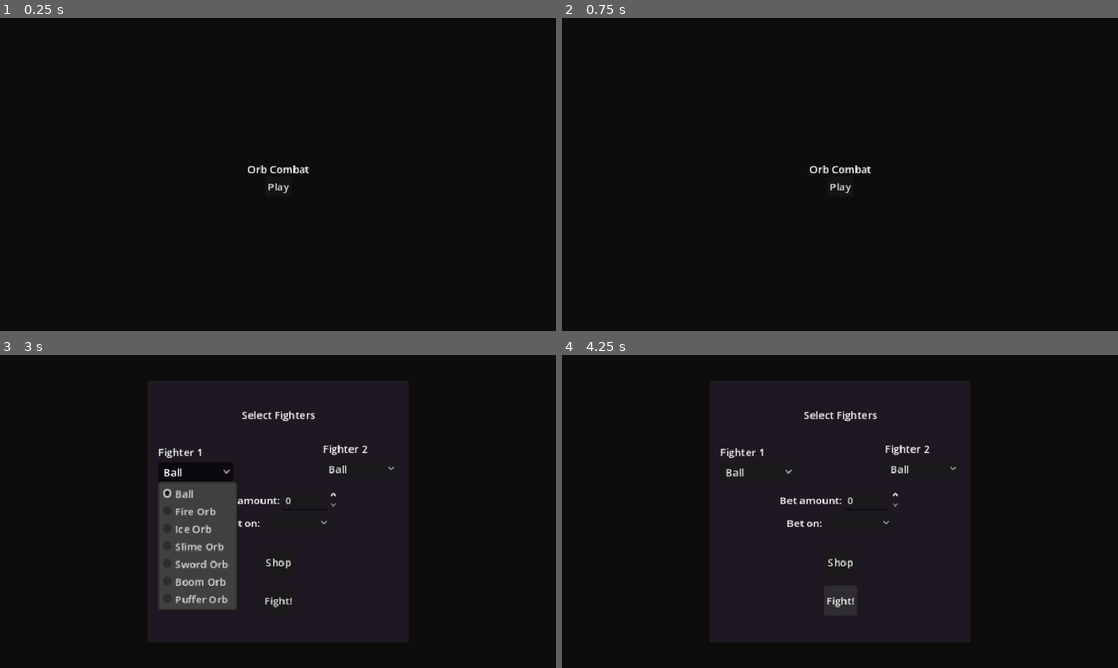
Above: before the commit, frames 1-4 (two rows, left to right).
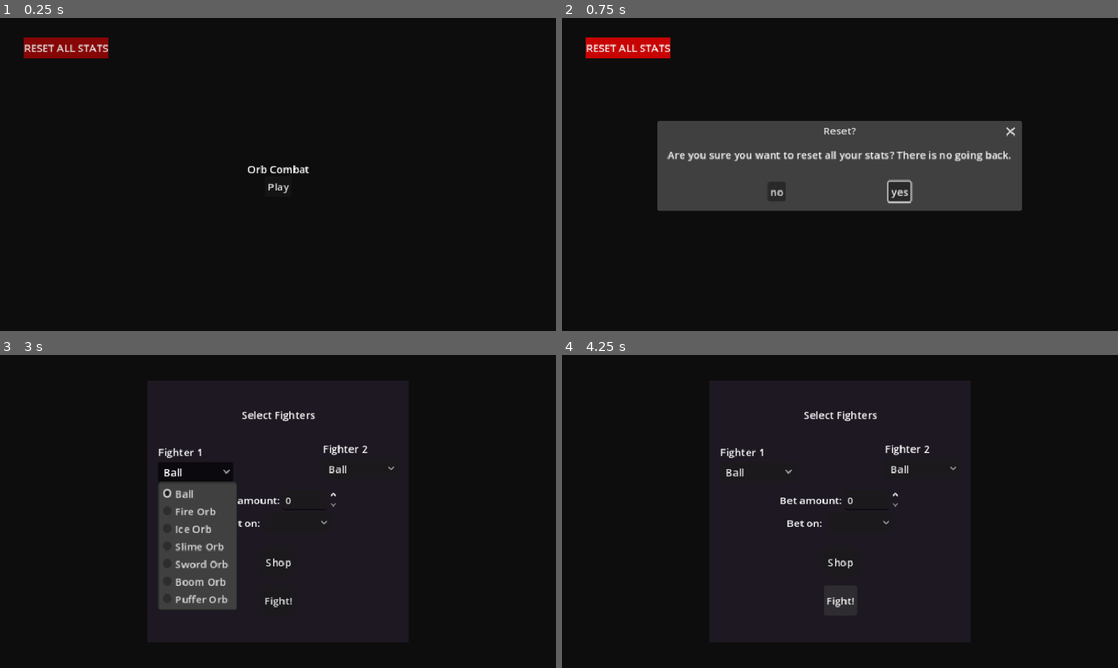
Above: after the commit, the same moments.

Repository: Cascachu/OrbCombat
Game: Godot game, scene res://main_menu.tscn
Same seed, same stepped clock (60 frames per second), same inputs: the game is played once before the commit and once after it.
Inputs (mouse positions are in pixels of both pictures, inside the frame that each line leads up to):
- Up to frame 1 (0.25 s): no input
- Up to frame 2 (0.75 s): click (628, 46) at 0.5 s, where only the run after the commit has a clickable "RESET ALL STATS"
- Up to frame 3 (3 s): click (216, 530) at 1.25 s, where only the run after the commit has a clickable "no"; click "Play" at 2 s; click "Ball" at 2.75 s
- Up to frame 4 (4.25 s): click "Fight!" at 3.5 s

The runs differ from the first frame. In frame 1, 1.0% of the frame differs, in the area x 4-20%, y 6-13%; in frame 2, 20%, in the area x 4-83%, y 6-62%; in frame 3, less than 0.1%; in frame 4, nothing differs.
Error in both runs: Invalid access to property or key 'coins' on a base object of type 'Nil'. (res://stats_bar.gd:5)

Commit message:
feat: reset button
- added button for resetting player statistics (loses, wins and coins) in case the player goes bankrupt and needs to start fresh

Diff:
--- a/main_menu.gd
+++ b/main_menu.gd
@@ -2,3 +2,11 @@
 
 func _on_play_pressed():
 	get_tree().change_scene_to_file("res://fighter_select.tscn")
+
+
+func _on_reset_pressed() -> void:
+	$ConfirmationDialog.popup_centered()
+
+
+func _on_confirmation_dialog_confirmed() -> void:
+	PlayerStats.reset_stats()
--- a/main_menu.tscn
+++ b/main_menu.tscn
@@ -1,6 +1,15 @@
 [gd_scene format=3 uid="uid://cvwyuc7gpv3ph"]
 
 [ext_resource type="Script" uid="uid://kh6nd70ptfri" path="res://main_menu.gd" id="1_06t4h"]
+
+[sub_resource type="StyleBoxFlat" id="StyleBoxFlat_06t4h"]
+bg_color = Color(1, 0, 0, 0.5019608)
+
+[sub_resource type="StyleBoxFlat" id="StyleBoxFlat_7vrkn"]
+bg_color = Color(0.4117647, 0, 0, 0.827451)
+
+[sub_resource type="StyleBoxFlat" id="StyleBoxFlat_fu7sn"]
+bg_color = Color(1, 0, 0, 0.77254903)
 
 [node name="main_menu" type="Control" unique_id=1002024225]
 layout_mode = 3
@@ -66,4 +75,24 @@
 mouse_filter = 2
 color = Color(0.051970966, 0.05197096, 0.05197095, 1)
 
+[node name="RESET" type="Button" parent="." unique_id=771520548]
+layout_mode = 1
+offset_left = 37.0
+offset_top = 30.0
+offset_right = 78.0
+offset_bottom = 61.0
+theme_override_font_sizes/font_size = 16
+theme_override_styles/normal = SubResource("StyleBoxFlat_06t4h")
+theme_override_styles/pressed = SubResource("StyleBoxFlat_7vrkn")
+theme_override_styles/hover = SubResource("StyleBoxFlat_fu7sn")
+text = "RESET ALL STATS"
+
+[node name="ConfirmationDialog" type="ConfirmationDialog" parent="." unique_id=981195849]
+title = "Reset?"
+ok_button_text = "yes"
+dialog_text = "Are you sure you want to reset all your stats? There is no going back."
+cancel_button_text = "no"
+
 [connection signal="pressed" from="Control/Button" to="." method="_on_play_pressed"]
+[connection signal="pressed" from="RESET" to="." method="_on_reset_pressed"]
+[connection signal="confirmed" from="ConfirmationDialog" to="." method="_on_confirmation_dialog_confirmed"]
